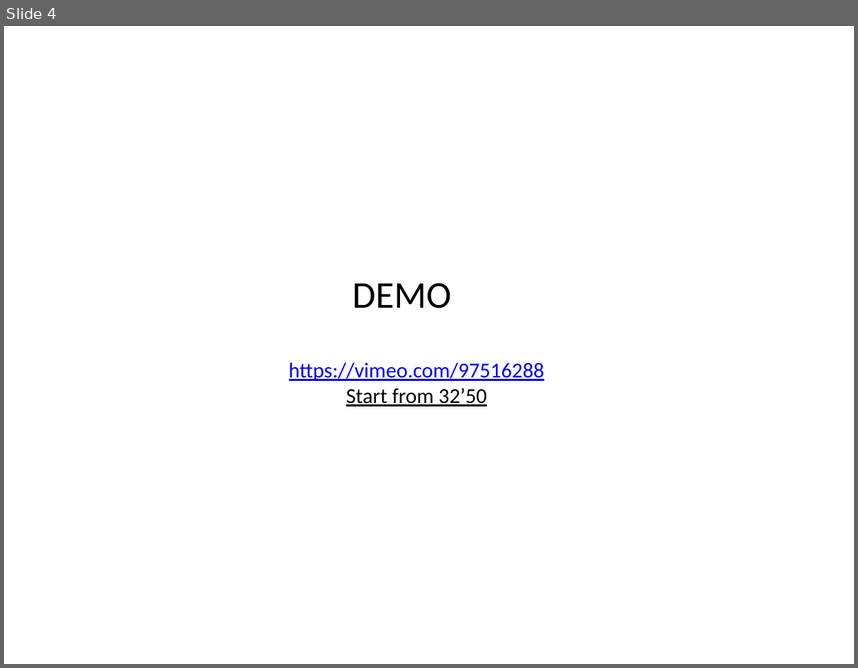
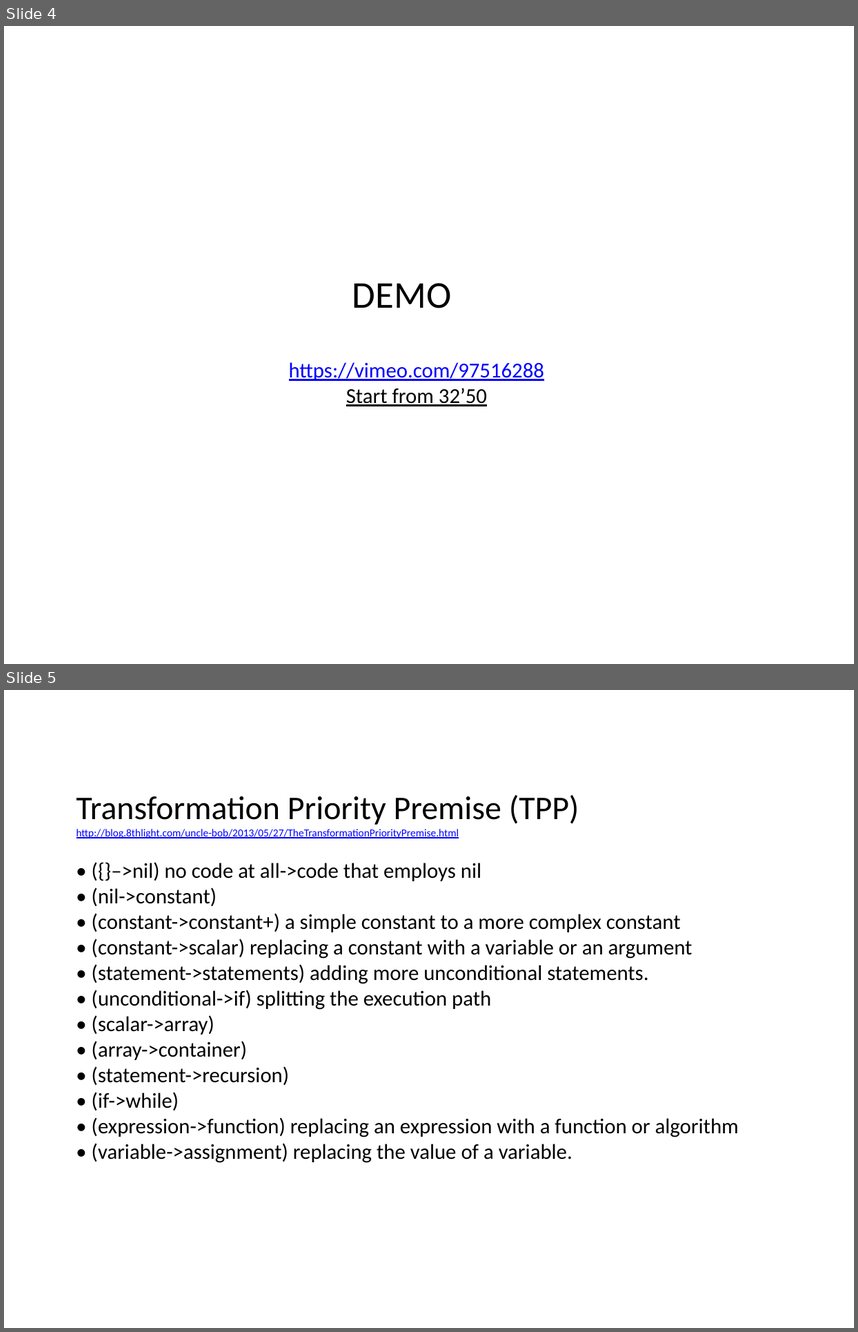
Before and after one commit to feedfood/TDD, a slide deck: Documents/TDD Hands-On 1 .pptx. Shown one above the other, each under a label of ours: slide 4 before the commit, slides 4 and 5 after it. The pictures are 858x668 and 858x1332 pixels, drawn with LibreOffice and Linux fonts; fonts in the diff are those of the drawing. Boxes give left, top, right and bottom in pixels: in the first picture for what was removed or moved away, otherwise in the second. Text is boxed around its words. In the diff, an @@ line names an element or a change of style, - is before the commit and + after.

```diff
--- a/Documents/TDD Hands-On 1 .pptx
+++ b/Documents/TDD Hands-On 1 .pptx
@@ slide 5 added at (x1=4, y1=690, x2=854, y2=1328), background #FFFFFF @@
@@ text added at (x1=76, y1=795, x2=579, y2=838), 9 pt, text #0000FF, underline @@
+Transformation Priority Premise (TPP)
+http://blog.8thlight.com/uncle-bob/2013/05/27/TheTransformationPriorityPremise.html
@@ text added at (x1=92, y1=862, x2=739, y2=1163), 18 pt, text #000000 @@
+• ({}–>nil) no code at all->code that employs nil
+• (nil->constant)
+• (constant->constant+) a simple constant to a more complex constant
+• (constant->scalar) replacing a constant with a variable or an argument
+• (statement->statements) adding more unconditional statements.
+• (unconditional->if) splitting the execution path
+• (scalar->array)
+• (array->container)
+• (statement->recursion)
+• (if->while)
+• (expression->function) replacing an expression with a function or algorithm
+• (variable->assignment) replacing the value of a variable.
```
Also in this commit, not shown: 1 slide changed, 4 other slides added, 1 slide removed.
